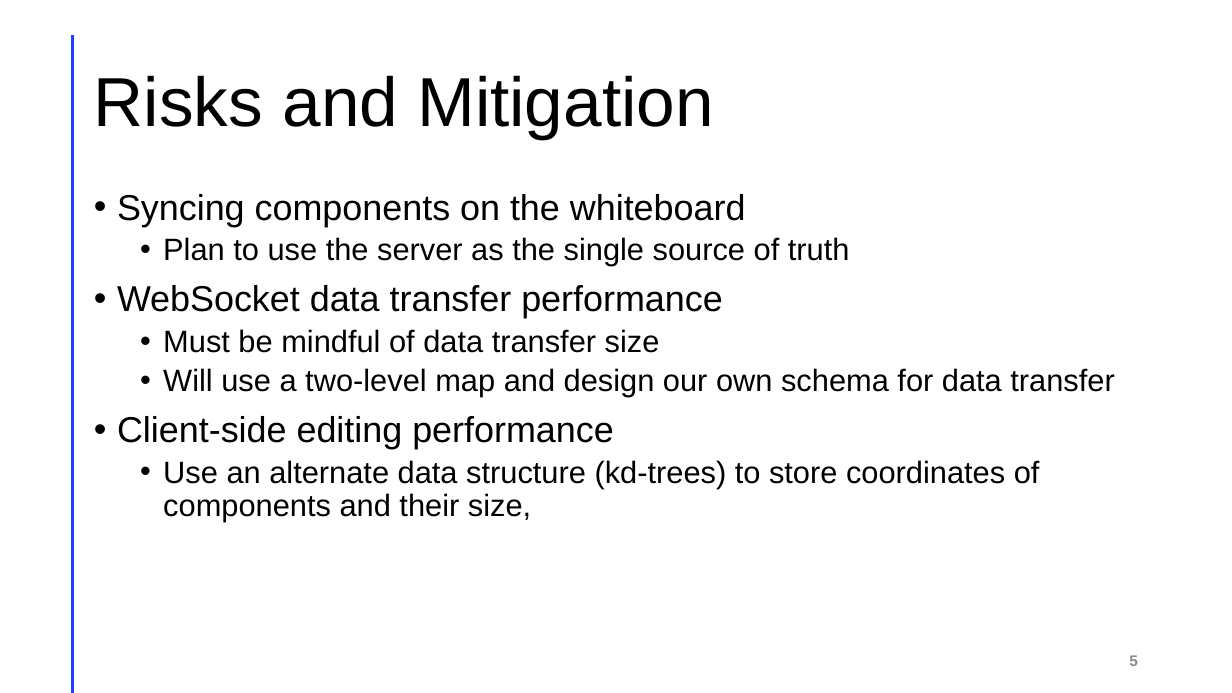
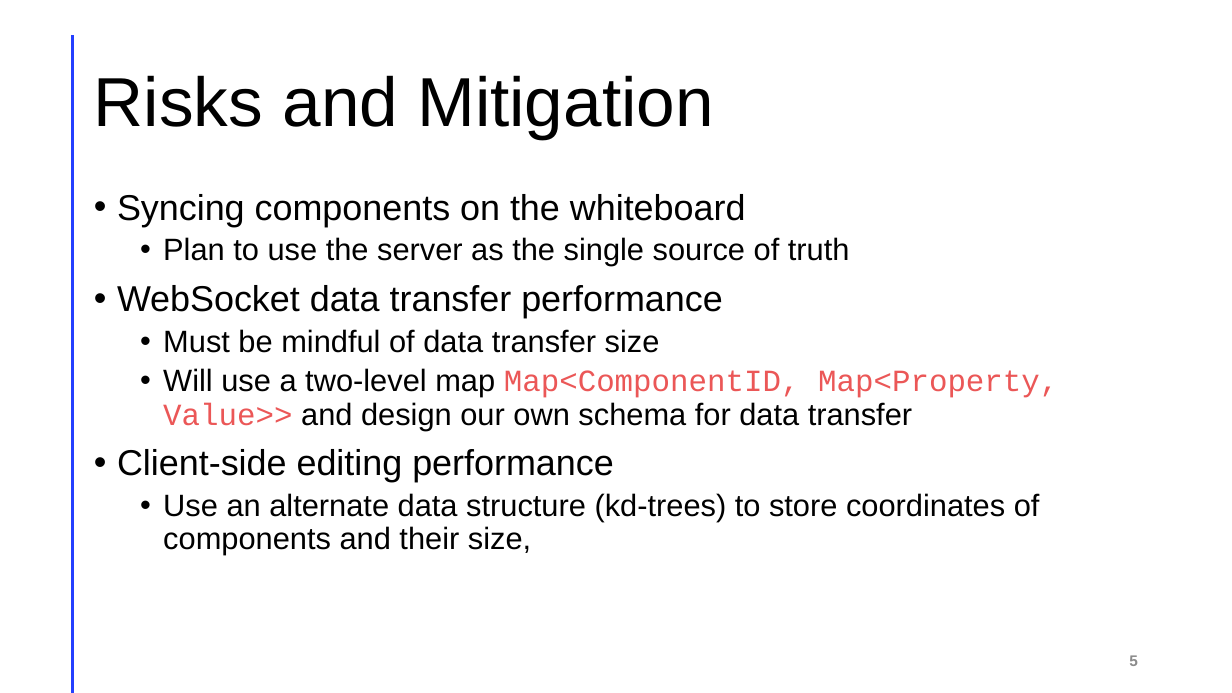
Before and after one commit to york-wei/whiteboard, a slide deck: slide 5 of project_management/Project Review.pptx. Drawn at 1232x693 pixels with LibreOffice and Linux fonts; fonts in the diff are those of the drawing. Boxes give left, top, right and bottom in pixels: in the first picture for what was removed or moved away, otherwise in the second. Text is boxed around its words. In the diff, an @@ line names an element or a change of style, - is before the commit and + after.

Commit message:
update slides

```diff
--- a/project_management/Project Review.pptx
+++ b/project_management/Project Review.pptx
@@ text at bbox=[163, 368, 1058, 430]: text changed @@
-  • Will use a two-level map and design our own schema for data transfer
+  • Will use a two-level map Map<ComponentID, Map<Property, Value>> and design our own schema for data transfer
```
Also in this commit, not shown: 1 other file.
